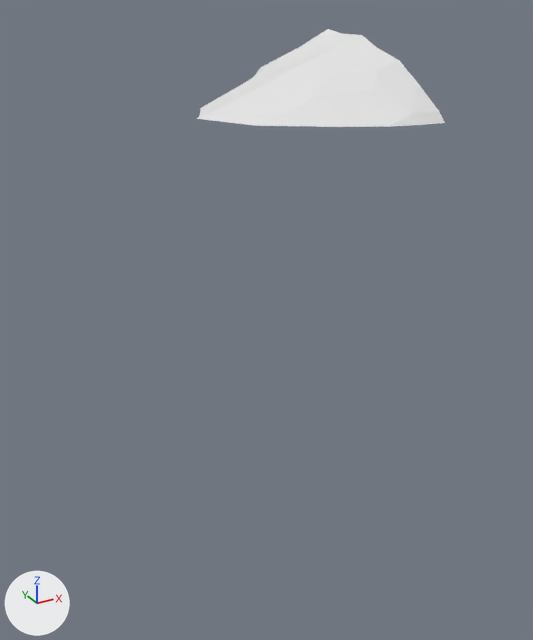
The glTF model assets/terrain/surface_pieces/surf_31_2.glb: old version first, new version second.
Before and after are seen from a 50 mm camera at (42.91, 88.66, -13.41) aimed at (47.56, 97.12, -17.64). Arrows for +X, +Y and +Z are at lower left; the lights stay in place. The older version comes first. Where no turn or scale is listed for an object, it has been applied to the vertices.

The first picture shows 'geometry_0'.
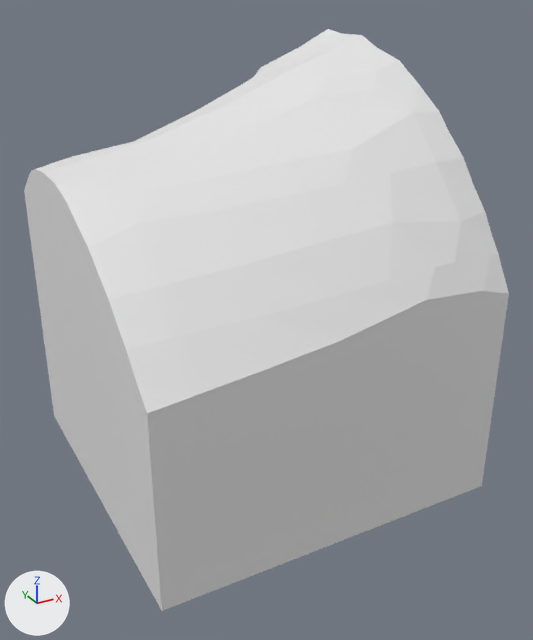
Edits to the scene script, one JSON object a line:
```json
{"block": "me_geometry_0", "where": "# used by ob_geometry_0; location = (0.0, 0.0, 0.0)"}
{"op": "remove", "block": "me_geometry_0", "code": "me_geometry_0.from_pydata(...)  # 46 vertices, 88 faces; spans x 47.19..50.0, y 96.52..100.0, z -15.0..-13.91"}
{"op": "add", "block": "me_geometry_0", "code": "me_geometry_0.from_pydata(...)  # 120 vertices, 236 faces; spans x 45.0..50.0, y 95.0..100.0, z -20.0..-13.91"}
{"block": "me_geometry_0", "change": "me_geometry_0 part 1"}
{"block": "me_geometry_0", "change": "13 vertices are removed from x 47.19..50.0, y 96.52..100.0, z -15.0"}
{"block": "me_geometry_0", "change": "48 faces are deleted"}
{"block": "me_geometry_0", "change": "2 vertices move from x 48.01..49.85, y 96.54..99.77, z -15.0 to x 47.74..50.0, y 96.44..100.0, z -15.22..-15.08"}
{"block": "me_geometry_0", "change": "87 vertices are added at x 45.0..50.0, y 95.0..100.0, z -20.0..-15.03"}
{"block": "me_geometry_0", "change": "196 new faces join them"}
```

Where the change shows, as pixel boxes (x1, y1, x2, y2) in the pictures (533 x 640 px):
```json
{"object": "geometry_0", "change": "reshaped", "before": [197, 29, 445, 127], "after": [24, 29, 509, 611], "on screen": "95% wider, 489% taller"}
{"part": 1, "of": "me_geometry_0", "change": "built on", "before": [197, 107, 445, 127], "after": [24, 107, 509, 611]}
```
